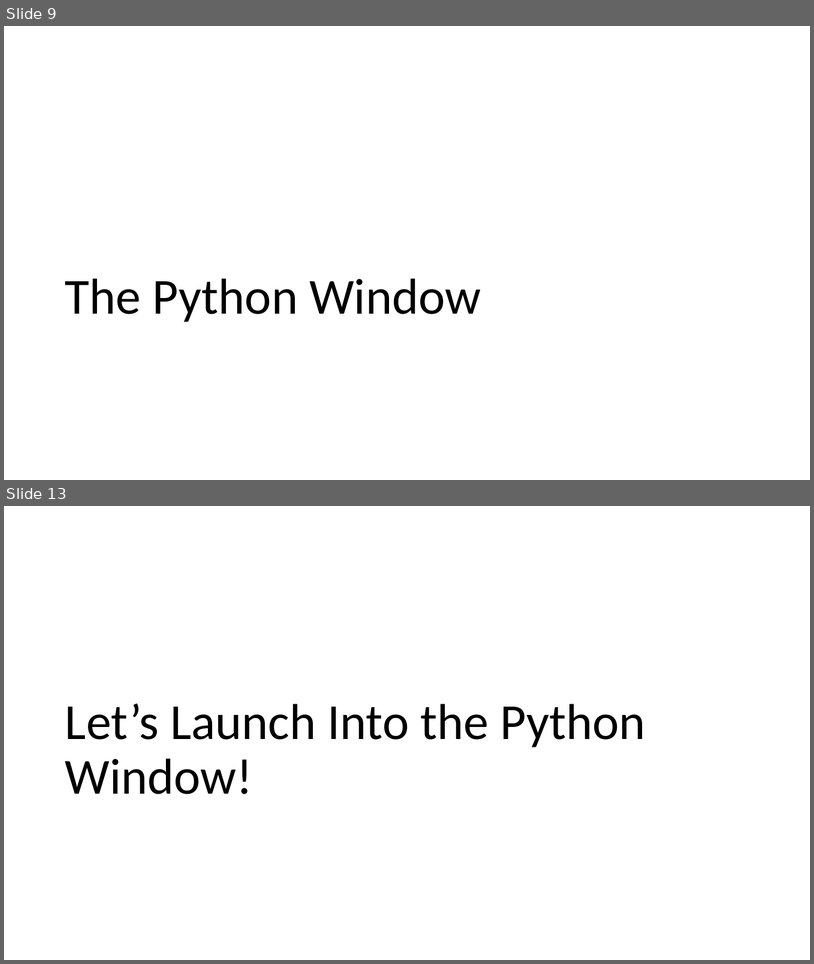
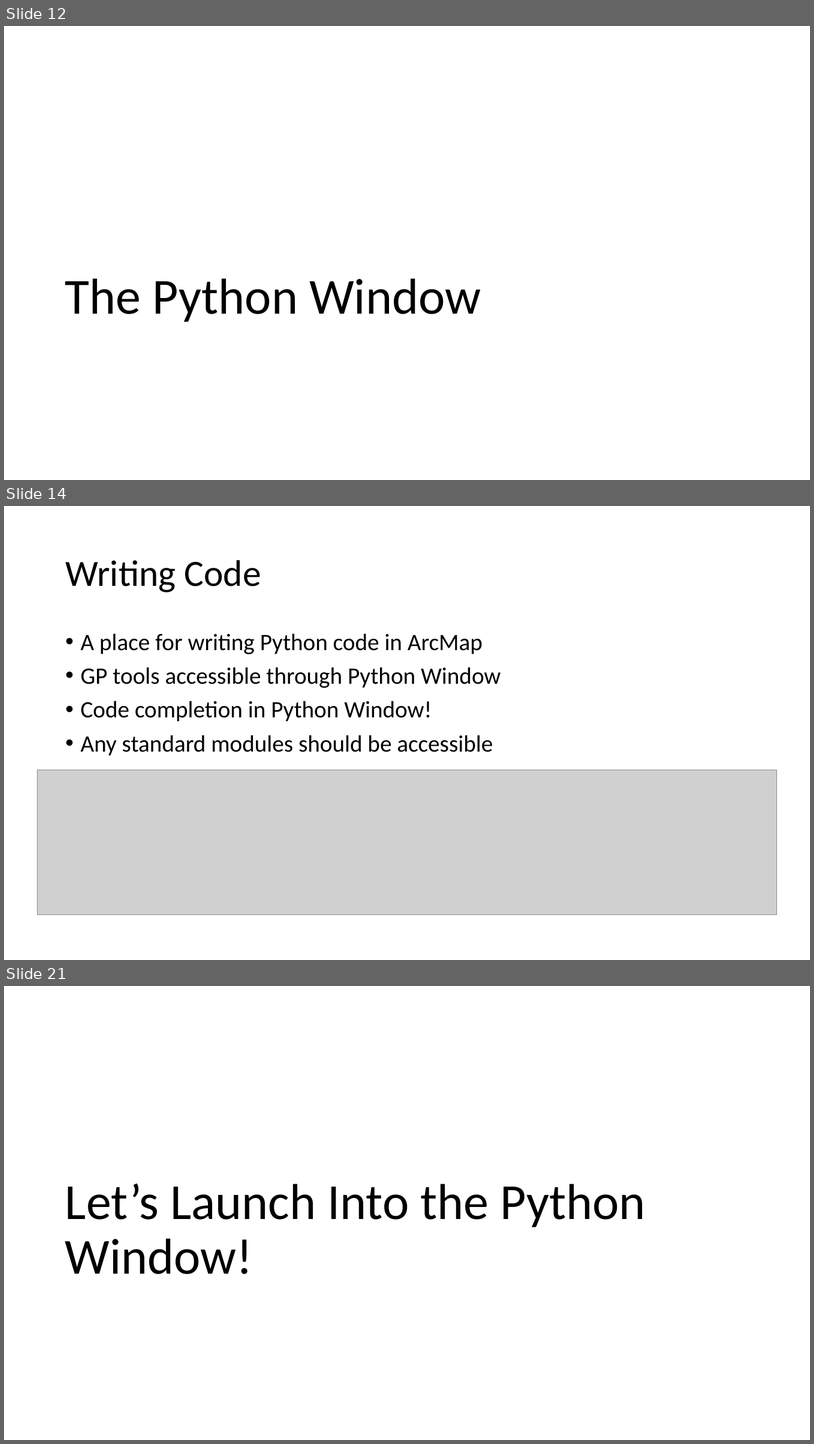
Before and after one commit to gbrunner/programming-for-gis-and-rs, a slide deck: Week_2/Lecture_1_Geoprocessing_and_Python_Window.pptx. Shown one above the other, each under a label of ours: slides 9 and 13 before the commit, slides 12, 14 and 21 after it; the slides between them are not shown. The pictures are 814x964 and 814x1444 pixels, drawn with LibreOffice and Linux fonts; fonts in the diff are those of the drawing; grey boxes stand for pictures. Boxes give left, top, right and bottom in pixels: in the first picture for what was removed or moved away, otherwise in the second. Text is boxed around its words. In the diff, an @@ line names an element or a change of style, - is before the commit and + after.

```diff
--- a/Week_2/Lecture_1_Geoprocessing_and_Python_Window.pptx
+++ b/Week_2/Lecture_1_Geoprocessing_and_Python_Window.pptx
@@ slide 14 added at (4, 506, 810, 960), background #FFFFFF @@
@@ title added at (65, 560, 261, 592), 44 pt, text #000000 @@
+Writing Code
@@ text added at (81, 633, 501, 756), 28 pt, text #000000 @@
+• A place for writing Python code in ArcMap
+• GP tools accessible through Python Window
+• Code completion in Python Window!
+• Any standard modules should be accessible
@@ picture added at (37, 770, 777, 915) @@
@@ what was slide 9 is now slide 12 @@
@@ what was slide 13 is now slide 21 @@
```
Also in this commit, not shown: 7 slides changed, 9 other slides added, 3 slides removed, 1 other file.
